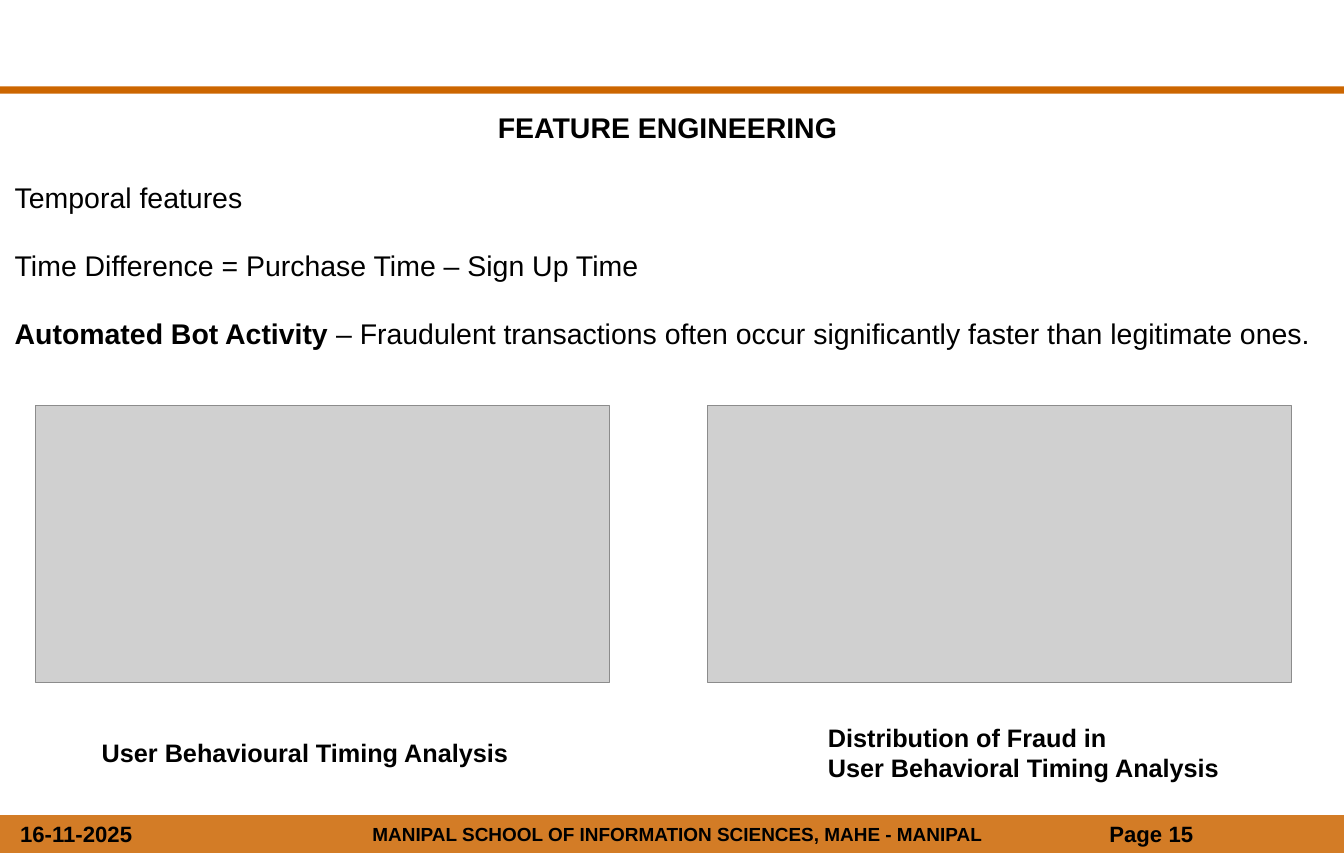
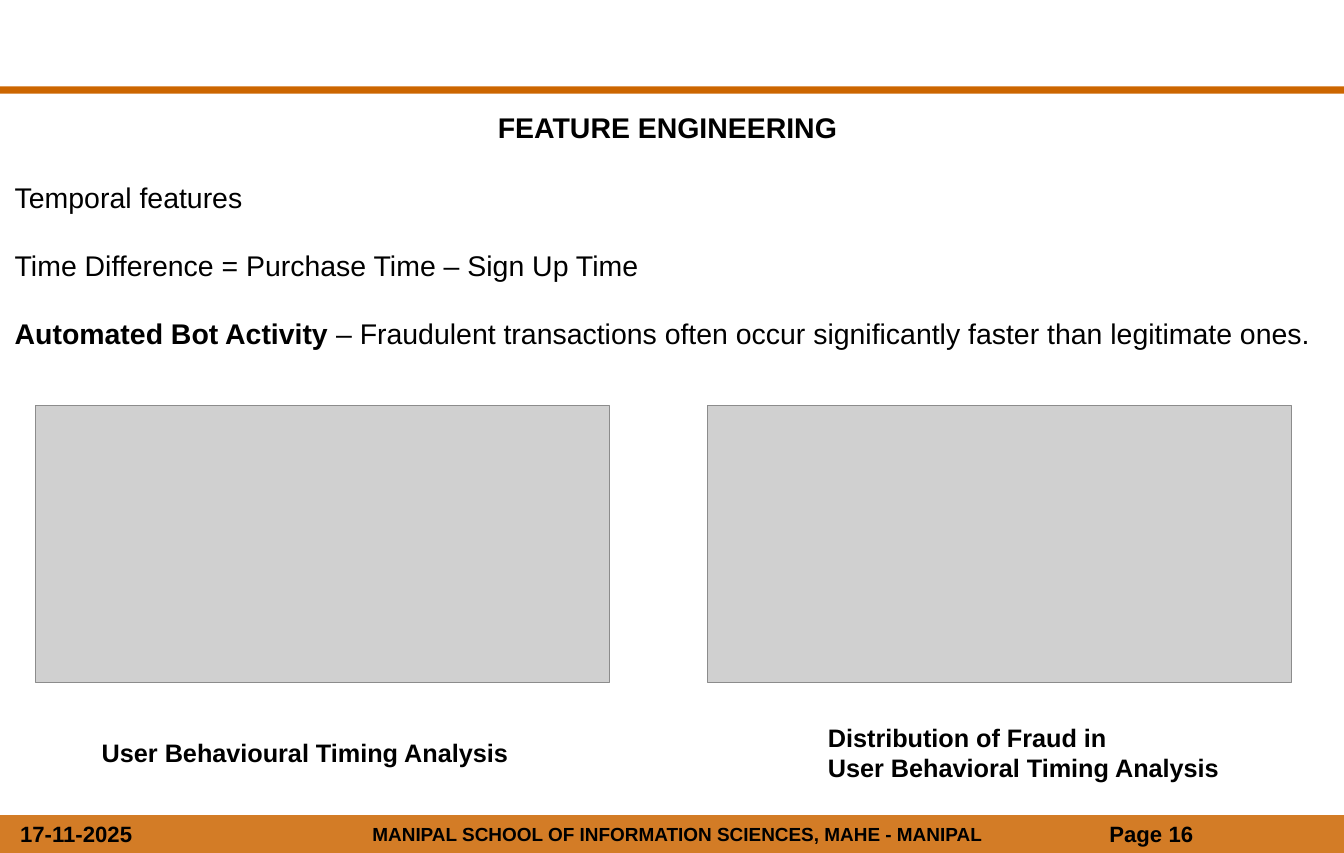
Before and after one commit to suhaasd/Fraud_Detection_Using_Machine_Learning, a slide deck: slide 16 of Fraud_Detection/fraud detection.pptx (slide 15 before the commit). Drawn at 1344x853 pixels with LibreOffice and Linux fonts; fonts in the diff are those of the drawing; grey boxes stand for pictures; background and template pictures are left out. Boxes give left, top, right and bottom in pixels: in the first picture for what was removed or moved away, otherwise in the second. Text is boxed around its words. In the diff, an @@ line names an element or a change of style, - is before the commit and + after.

```diff
--- a/Fraud_Detection/fraud detection.pptx
+++ b/Fraud_Detection/fraud detection.pptx
@@ text at bbox=[20, 826, 132, 843]: text changed @@
-16-11-2025
+17-11-2025
@@ page number at bbox=[1109, 826, 1194, 847]: text changed @@
-Page 15
+Page 16
```
Also in this commit, not shown: 38 other slides changed, 3 slides added.
